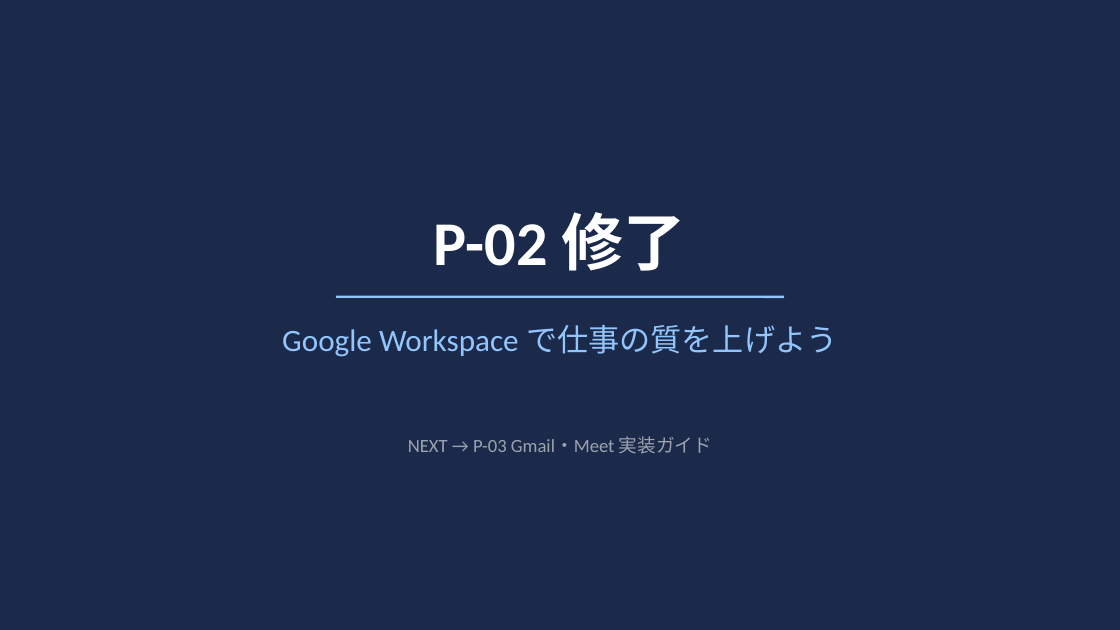
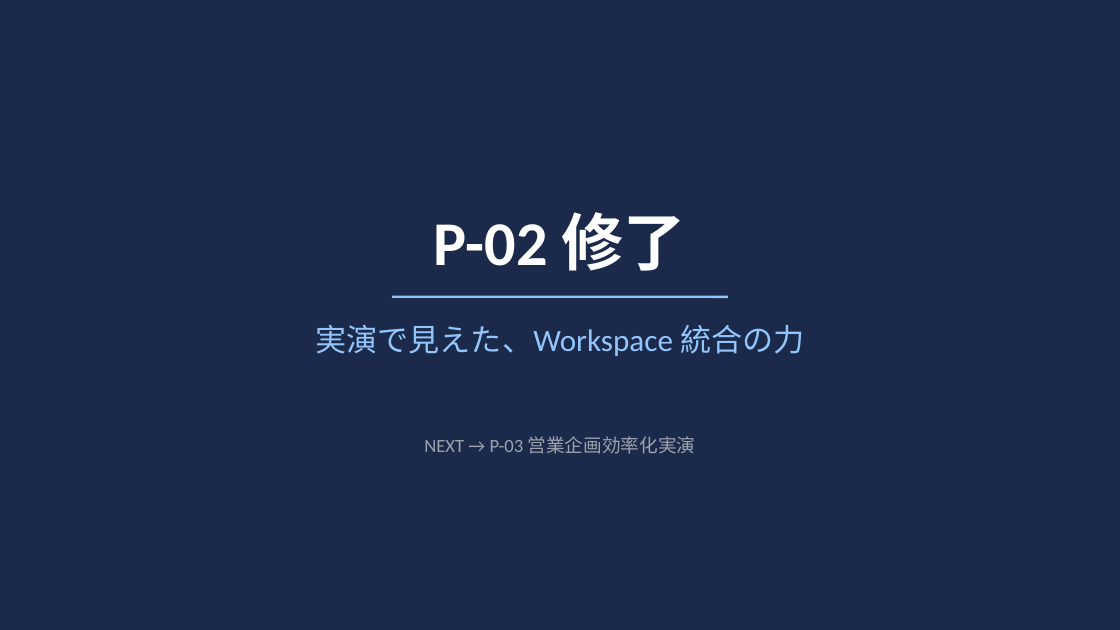
Before and after one commit to kurosaki-yuto/gorilla-knowledge, a slide deck: slide 12 of 黒崎/AI研修一覧/Gemini/P-02_Workspace_統合実演/スライド.pptx. Drawn at 1120x630 pixels with LibreOffice and Linux fonts; fonts in the diff are those of the drawing. Boxes give left, top, right and bottom in pixels: in the first picture for what was removed or moved away, otherwise in the second. Text is boxed around its words. In the diff, an @@ line names an element or a change of style, - is before the commit and + after.

```diff
--- a/黒崎/AI研修一覧/Gemini/P-02_Workspace_統合実演/スライド.pptx
+++ b/黒崎/AI研修一覧/Gemini/P-02_Workspace_統合実演/スライド.pptx
@@ line moved from (336, 297) - (784, 297) to (392, 297) - (728, 297) @@
@@ text at box(315, 325, 805, 356): text changed @@
-Google Workspace で仕事の質を上げよう
+実演で見えた、Workspace 統合の力
@@ text at box(424, 436, 696, 454): text changed @@
-NEXT → P-03 Gmail・Meet 実装ガイド
+NEXT → P-03 営業企画効率化実演
```
Also in this commit, not shown: 3 other slides changed, 8 slides added, 8 slides removed, 11 other files.
